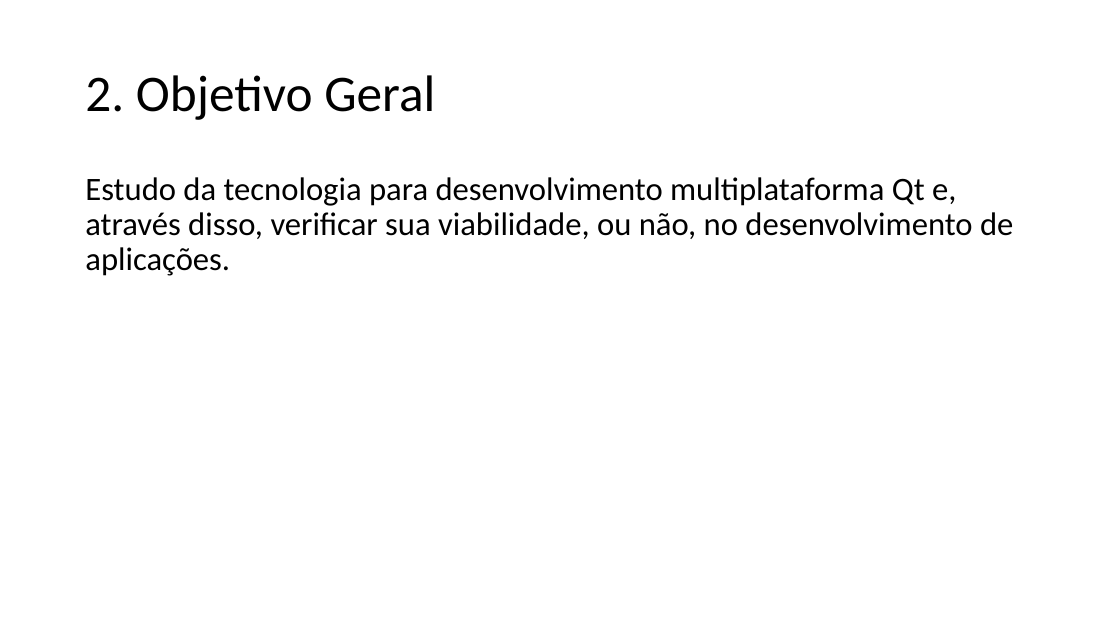
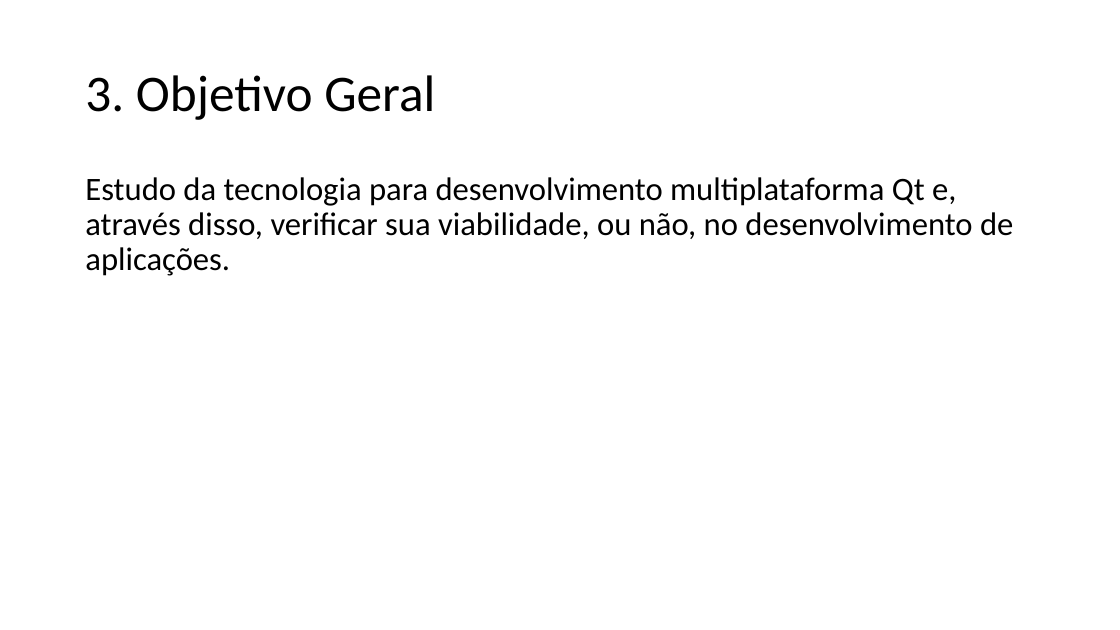
Before and after one commit to ricardopetrere/TCC_FTT, a slide deck: slide 8 of documentos/Apresentação_22_09.pptx (slide 10 before the commit). Drawn at 1120x630 pixels with LibreOffice and Linux fonts; fonts in the diff are those of the drawing. Boxes give left, top, right and bottom in pixels: in the first picture for what was removed or moved away, otherwise in the second. Text is boxed around its words. In the diff, an @@ line names an element or a change of style, - is before the commit and + after.

```diff
--- a/documentos/Apresentação_22_09.pptx
+++ b/documentos/Apresentação_22_09.pptx
@@ title at (x1=85, y1=75, x2=435, y2=120): text changed @@
-2. Objetivo Geral
+3. Objetivo Geral
```
Also in this commit, not shown: 10 other slides changed, 6 slides added, 2 slides removed.
